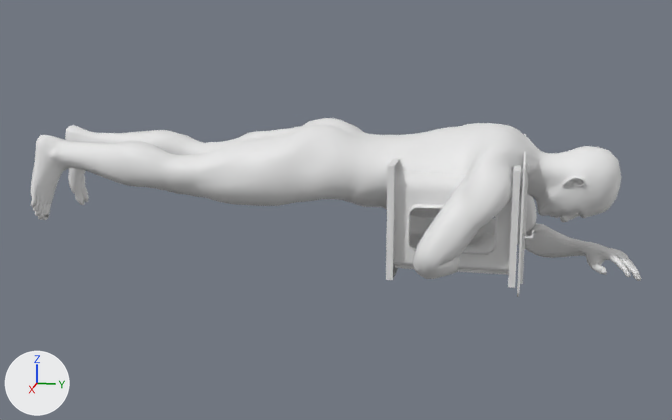
What one commit did to the Blender file Content/Assets/VentAnims.blend.
One viewpoint serves both versions: a camera (50 mm lens) standing at (276.8, 51.6, 78.9) and looking at (-0.8, -3.9, 9.5). Arrows for +X, +Y and +Z are at lower left; the lights stay in place. Both versions are drawn at frame 1 of the action 'metarigAction'; the numbers are the values there.

The older version as bpy lines, for what is in view:
```python
me_plane_004 = bpy.data.meshes.new('Plane.004')
me_plane_004.from_pydata(...)  # 7417 vertices, 7404 faces; spans x -17.9..20.0, y -54.5..49.6, z -1.6..24.7
me_plane_010 = bpy.data.meshes.new('Plane.010')
me_plane_010.from_pydata(...)  # 716 vertices, 807 faces; spans x -47.5..1.6, y -20.4..18.3, z -5.3..-1.7
me_plane_010.materials.append(None)
me_plane_014 = bpy.data.meshes.new('Plane.014')
me_plane_014.from_pydata(...)  # 4736 vertices, 4520 faces; spans x -21.9..21.9, y -21.5..11.8, z -18.2..18.2
ob_man = bpy.data.objects.new('Man', me_plane_004)
ob_man.location = (-3.7, 0.0, -6.6)
ob_man.scale = (1.8, 1.8, 1.8)
ob_plane_006 = bpy.data.objects.new('Plane.006', me_plane_014)
ob_plane_006.location = (1.7, 33.8, 17.2)
ob_plane_006.rotation_euler = (1.571, 0.0, 3.142)  # degrees (90, 0, 180)
ob_plane_044 = bpy.data.objects.new('Plane.044', me_plane_010)
ob_plane_044.location = (24.7, 57.9, 11.7)
ob_plane_044.rotation_euler = (1.571, -3.142, 3.142)  # degrees (90, -180, 180)
```
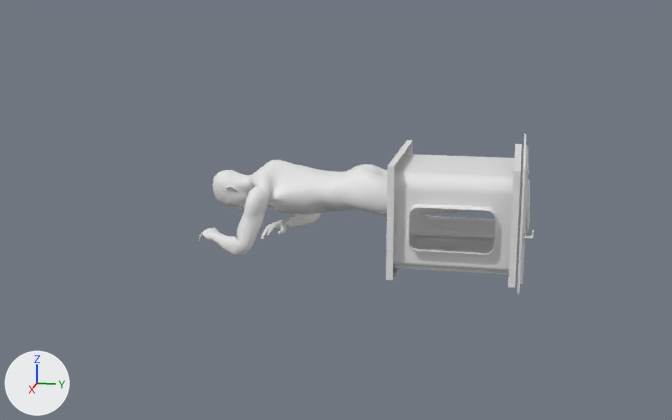
Where the change shows, as pixel boxes (x1, y1, x2, y2) in the pictures (672 x 420 px):
'Man', mesh turned, moved, rescaled: before (31, 118, 641, 281); after (199, 160, 530, 256)

Edits to the bpy script that builds the scene:
```text
Change me_plane_004:
    where me_plane_004.from_pydata(...)  # 7417 vertices, 7404 faces; spans x -17.9..20.0, y -54.5..49.6, z -1.6..24.7
    used by ob_man; location = (-3.7, 0.0, -6.6); scale = (1.8, 1.8, 1.8)
    me_plane_004 part 1: the whole mesh is turned -180 degrees about the z axis through its middle, then moved by (0.2, 5.5, 2.0)
Change ob_man:
    ob_man.scale: (1.8, 1.8, 1.8) -> (1.0, 1.0, 1.0)
    ob_man.location: (-3.7, 0.0, -6.6) -> (-1.9, 0.2, -2.9)
```
